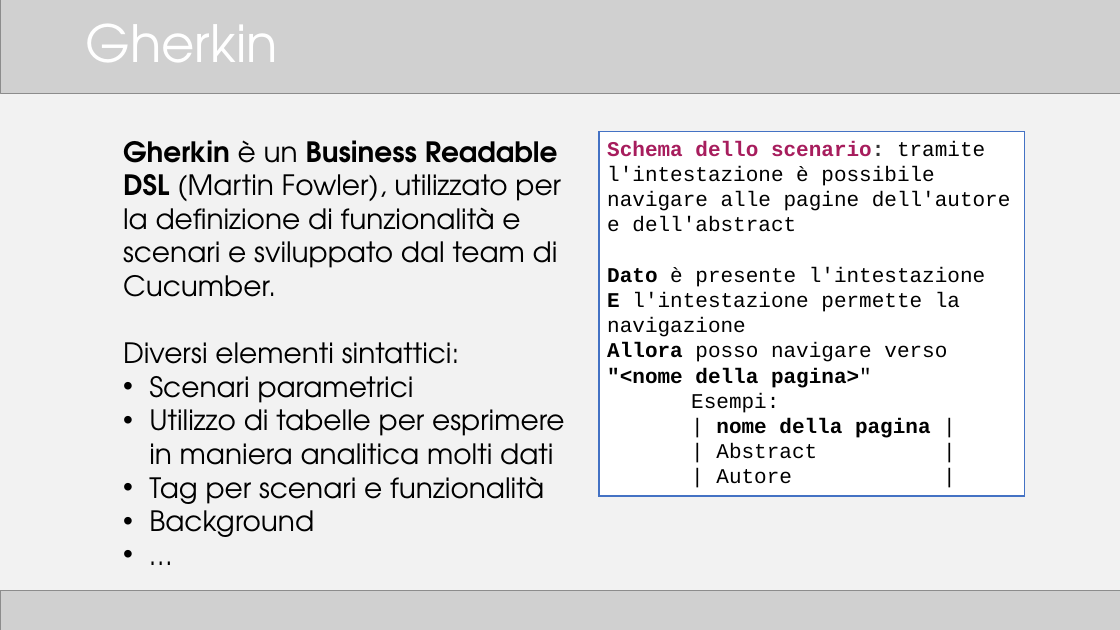
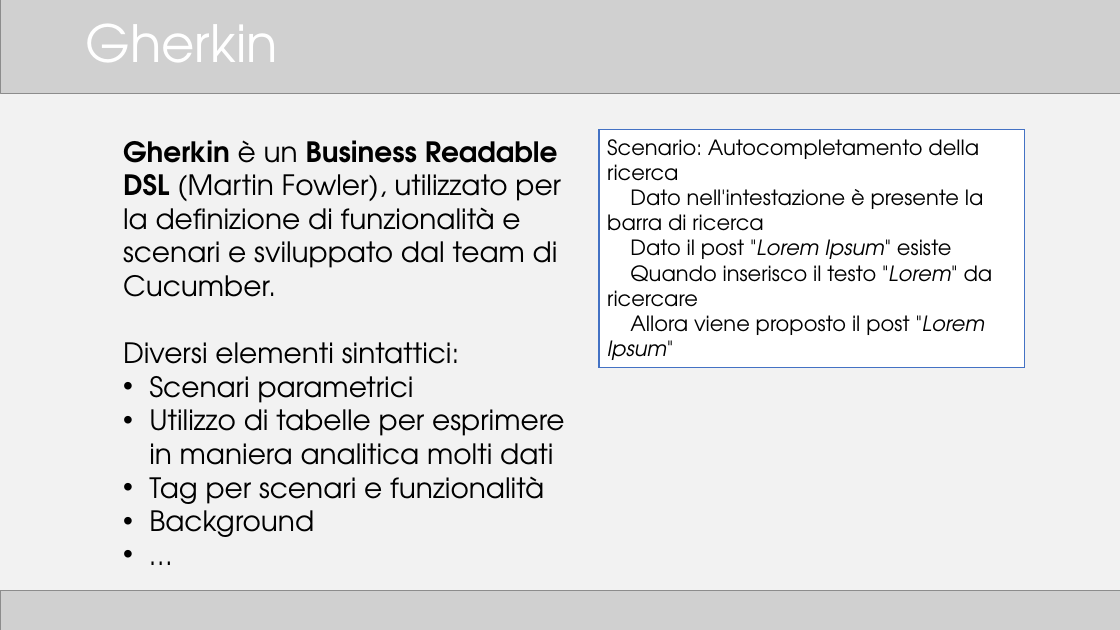
Before and after one commit to TTia/xblog-thesis, a slide deck: slide 14 of Presentazione.pptx. Drawn at 1120x630 pixels with LibreOffice and Linux fonts; fonts in the diff are those of the drawing; grey boxes stand for pictures. Boxes give left, top, right and bottom in pixels: in the first picture for what was removed or moved away, otherwise in the second. Text is boxed around its words. In the diff, an @@ line names an element or a change of style, - is before the commit and + after.

Commit message:
Presentazione

```diff
--- a/Presentazione.pptx
+++ b/Presentazione.pptx
@@ rectangle "Scenario: Autocompletamento della ricerca": place and size @@
-rectangle "Scenario: Autocompletamento della ricerca" at [599, 131, 1025, 496]
+rectangle "Scenario: Autocompletamento della ricerca" at [599, 130, 1025, 368]
@@ text in rectangle at [607, 139, 993, 360]: text changed; font Courier New to TeX Gyre Adventor @@
-Schema dello scenario: tramite l'intestazione è possibile navigare alle pagine dell'autore e dell'abstract
-Dato è presente l'intestazione
-E l'intestazione permette la navigazione
-Allora posso navigare verso "<nome della pagina>"
-Esempi:
-| nome della pagina |
-| Abstract |
-| Autore |
+Scenario: Autocompletamento della ricerca
+Dato nell'intestazione è presente la barra di ricerca
+Dato il post "Lorem Ipsum" esiste
+Quando inserisco il testo "Lorem" da ricercare
+Allora viene proposto il post "Lorem Ipsum"
```
Also in this commit, not shown: 9 other slides changed, 9 other files.
